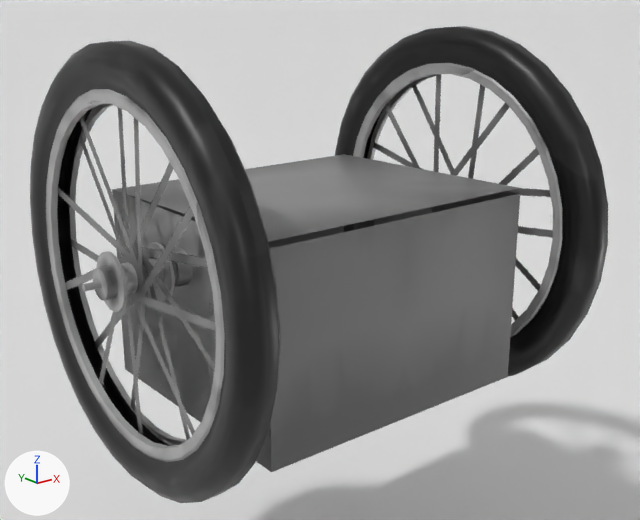
What one commit did to the FBX model Assets/Player3DModel/tt.fbx.
Rendered twice from a camera (50 mm lens) standing at (-3.51, -4.45, 2.94) and looking at (0.0, -0.06, 1.19). Every picture has the same lights, and +X, +Y and +Z are marked at lower left. Where no turn or scale is listed for an object, it has been applied to the vertices.

The scene before the commit, as lines of its bpy script (objects in view):
```python
me_cube_001 = bpy.data.meshes.new('Cube.001')
me_cube_001.from_pydata(...)  # 2188 vertices, 2238 faces; spans x -1.63..1.63, y -1.32..1.32, z -1.32..1.32
me_cube_001.materials.append(mat_material)  # picture img_material_base_color_png
me_plane_001 = bpy.data.meshes.new('Plane.001')
me_plane_001.from_pydata(...)  # 26 vertices, 12 faces; spans x -165.0..144.0, y -54.0..55.0, z 0.0..44.0
ob_plane = bpy.data.objects.new('Plane', me_plane_001)
ob_plane.location = (0.038, 0.0, -1.402)
ob_tira_tampa = bpy.data.objects.new('Tira-tampa', me_cube_001)
ob_tira_tampa.location = (0.0, 0.0, 1.33)
```
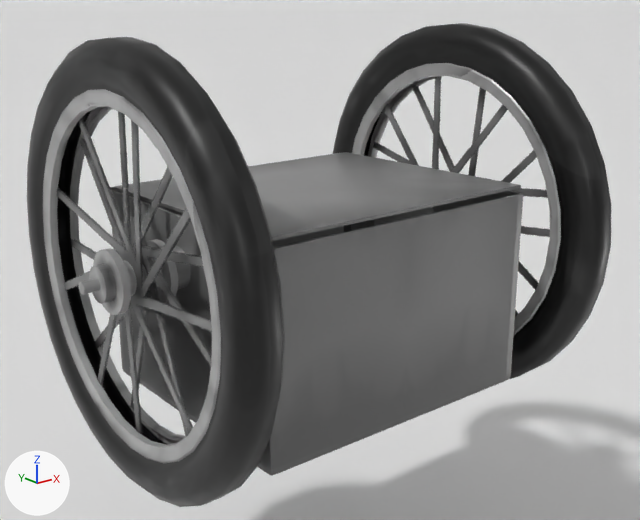
What differs and where, as boxes (x1, y1, x2, y2) in the pictures (640 x 520 px):
'Tira-tampa', reshaped: before (30, 26, 608, 503); after (27, 23, 611, 507)
part 1 of me_cube_001, added (black): after (333, 23, 611, 379)
part 2 of me_cube_001, added: after (27, 37, 285, 507)
part 3 of me_cube_001, built on: before (112, 154, 520, 472); after (110, 152, 523, 476)

What changed in the scene script:
```text
Change me_cube_001:
    used by ob_tira_tampa; location = (0.0, 0.0, 1.33)
    remove me_cube_001.from_pydata(...)  # 2188 vertices, 2238 faces; spans x -1.63..1.63, y -1.32..1.32, z -1.32..1.32
    add me_cube_001.from_pydata(...)  # 4376 vertices, 4494 faces; spans x -1.65..1.65, y -1.34..1.34, z -1.34..1.34
    me_cube_001 part 1: a new loose piece of 1058 vertices spanning x 0.42..1.65, y -1.34..1.34, z -1.34..1.34, in mat_material (picture img_material_base_color_png)
    me_cube_001 part 2: a new loose piece of 1058 vertices spanning x -1.65..-0.42, y -1.34..1.34, z -1.34..1.34, in mat_material (picture img_material_base_color_png)
    me_cube_001 part 3
    62 faces are deleted
    72 vertices are added at x -1.02..1.02, y -0.9..0.9, z -1.0..0.37
    142 new faces join them
```
